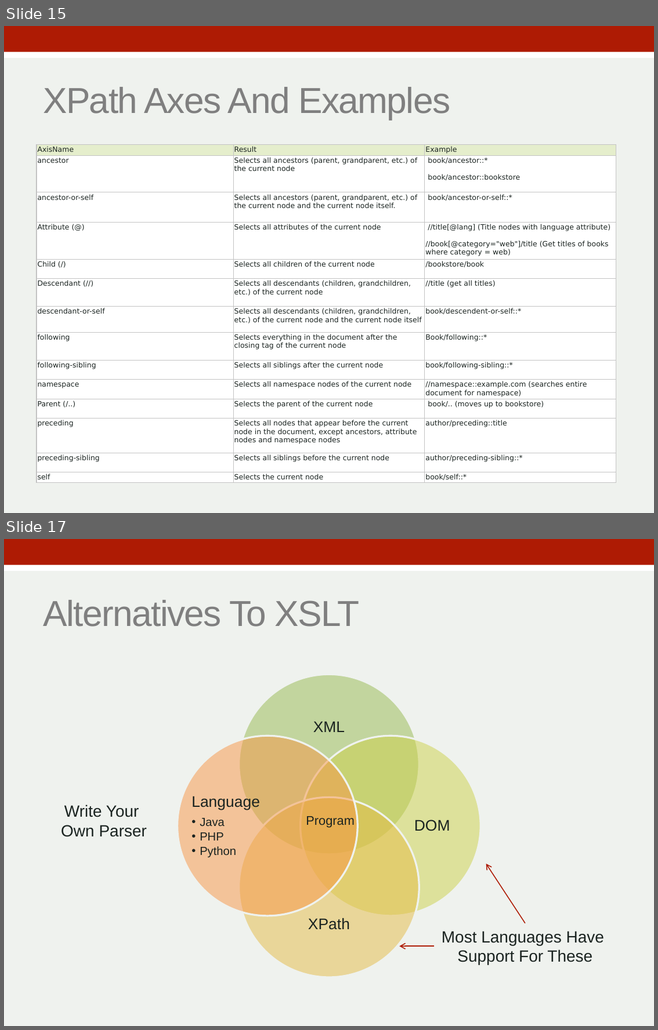
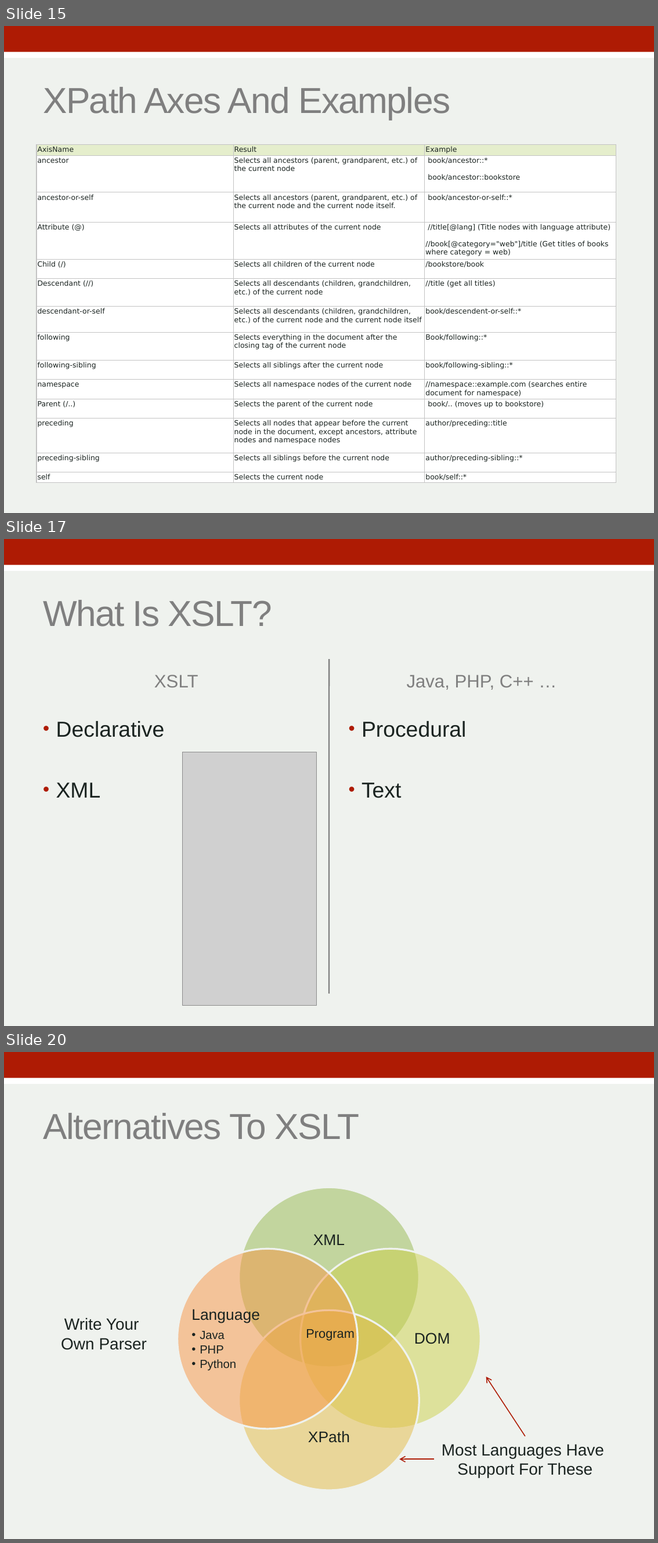
Before and after one commit to zoechao/teaching, a slide deck: xslt/eXtensible.pptx. Shown one above the other, each under a label of ours: slides 15 and 17 before the commit, slides 15, 17 and 20 after it; the slides between them are not shown. The pictures are 658x1030 and 658x1543 pixels, drawn with LibreOffice and Linux fonts; fonts in the diff are those of the drawing; grey boxes stand for pictures. Boxes give left, top, right and bottom in pixels: in the first picture for what was removed or moved away, otherwise in the second. Text is boxed around its words. In the diff, an @@ line names an element or a change of style, - is before the commit and + after.

Commit message:
xslt slides

```diff
--- a/xslt/eXtensible.pptx
+++ b/xslt/eXtensible.pptx
@@ slide 17 added at bbox=[4, 539, 654, 1026], background #EFF2EE; not listed: 2 template elements that a slide beside it also shows @@
@@ title added at bbox=[43, 600, 272, 627], 40 pt, text #7F7F7F @@
+What Is XSLT?
@@ line added from (329, 659) to (329, 994), #7F7F7F 1.5 pt @@
@@ text added at bbox=[154, 675, 198, 687], 20 pt, text #7F7F7F @@
+XSLT
@@ text added at bbox=[407, 675, 534, 690], 20 pt, text #7F7F7F @@
+Java, PHP, C++ …
@@ text added at bbox=[56, 721, 165, 798], 24 pt, text #1A2320 @@
+• Declarative
+• XML
@@ text added at bbox=[361, 721, 466, 798], 24 pt, text #1A2320 @@
+• Procedural
+• Text
@@ picture added at bbox=[182, 752, 316, 1006] @@
@@ what was slide 17 is now slide 20 @@
```
Also in this commit, not shown: 3 slides changed, 5 other slides added, 3 slides removed, 4 other files.
